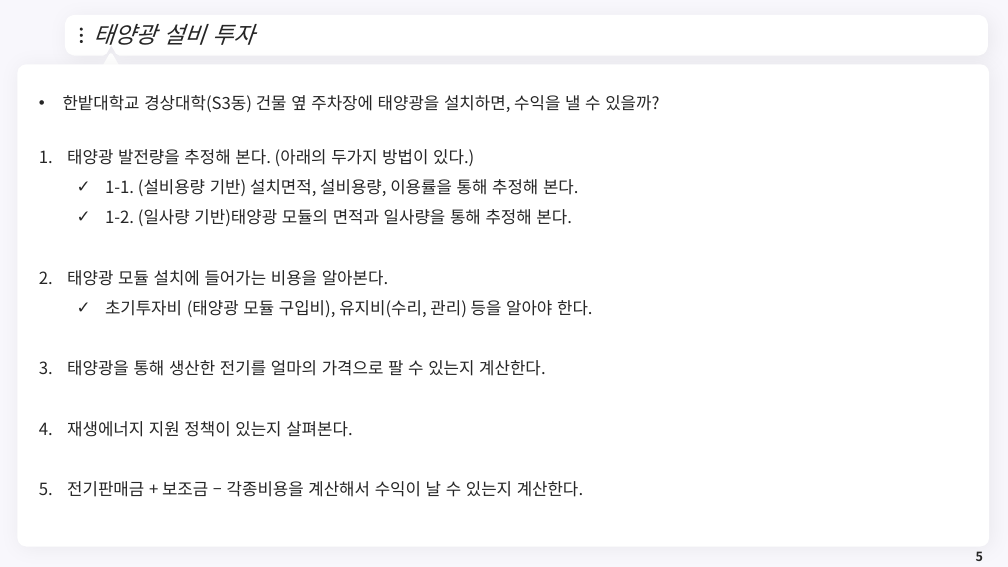
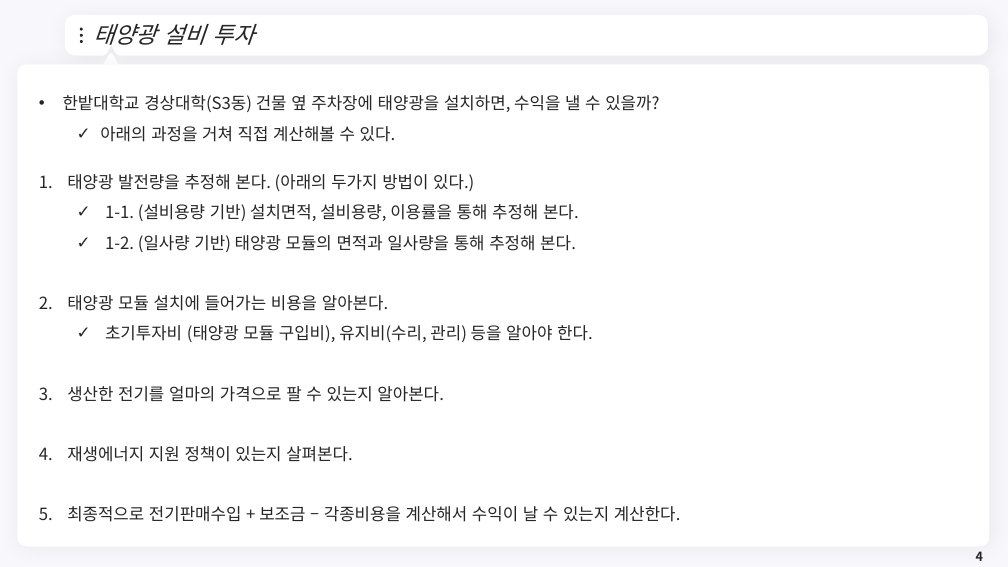
Before and after one commit to meandthey/Teaching, a slide deck: slide 4 of 에너지경제학/자원에너지경제학_Chapter_9999(태양광).pptx (slide 5 before the commit). Drawn at 1008x567 pixels with LibreOffice and Linux fonts; fonts in the diff are those of the drawing; background and template pictures are left out. Boxes give left, top, right and bottom in pixels: in the first picture for what was removed or moved away, otherwise in the second. Text is boxed around its words. In the diff, an @@ line names an element or a change of style, - is before the commit and + after.

```diff
--- a/에너지경제학/자원에너지경제학_Chapter_9999(태양광).pptx
+++ b/에너지경제학/자원에너지경제학_Chapter_9999(태양광).pptx
@@ text "태양광 발전량을 추정해 본다. (아래의 ...": place and size @@
-text "태양광 발전량을 추정해 본다. (아래의 ..." at <box>67,149,593,497</box>
+text "태양광 발전량을 추정해 본다. (아래의 ..." at <box>67,174,681,522</box>
@@ text at <box>100,126,396,142</box>: paragraph added @@
+  ✓ 아래의 과정을 거쳐 직접 계산해볼 수 있다.
@@ text at <box>105,235,576,252</box>: spaces changed @@
-  ✓ 1-2. (일사량 기반)태양광 모듈의 면적과 일사량을 통해 추정해 본다.
+  ✓ 1-2. (일사량 기반) 태양광 모듈의 면적과 일사량을 통해 추정해 본다.
@@ text at <box>67,386,444,402</box>: text changed @@
-3. 태양광을 통해 생산한 전기를 얼마의 가격으로 팔 수 있는지 계산한다.
+3. 생산한 전기를 얼마의 가격으로 팔 수 있는지 알아본다.
@@ text at <box>67,506,681,522</box>: text changed @@
-5. 전기판매금 + 보조금 – 각종비용을 계산해서 수익이 날 수 있는지 계산한다.
+5. 최종적으로 전기판매수입 + 보조금 – 각종비용을 계산해서 수익이 날 수 있는지 계산한다.
@@ page number at <box>976,551,983,561</box>: text changed @@
-5
+4
```
Also in this commit, not shown: 4 other slides changed, 1 slide removed, 2 other files.
